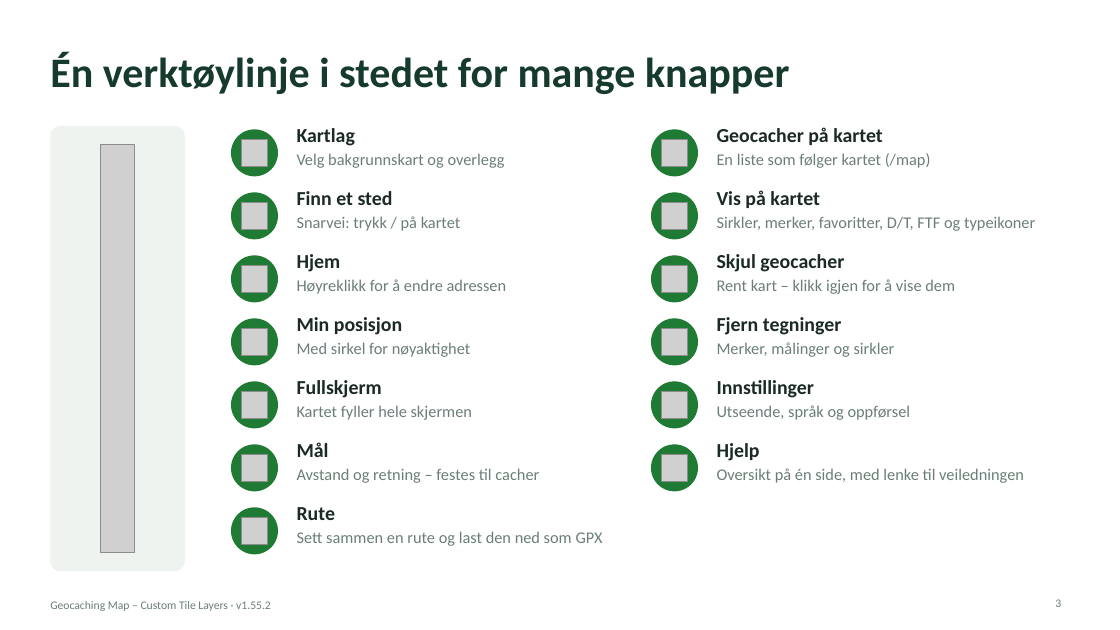
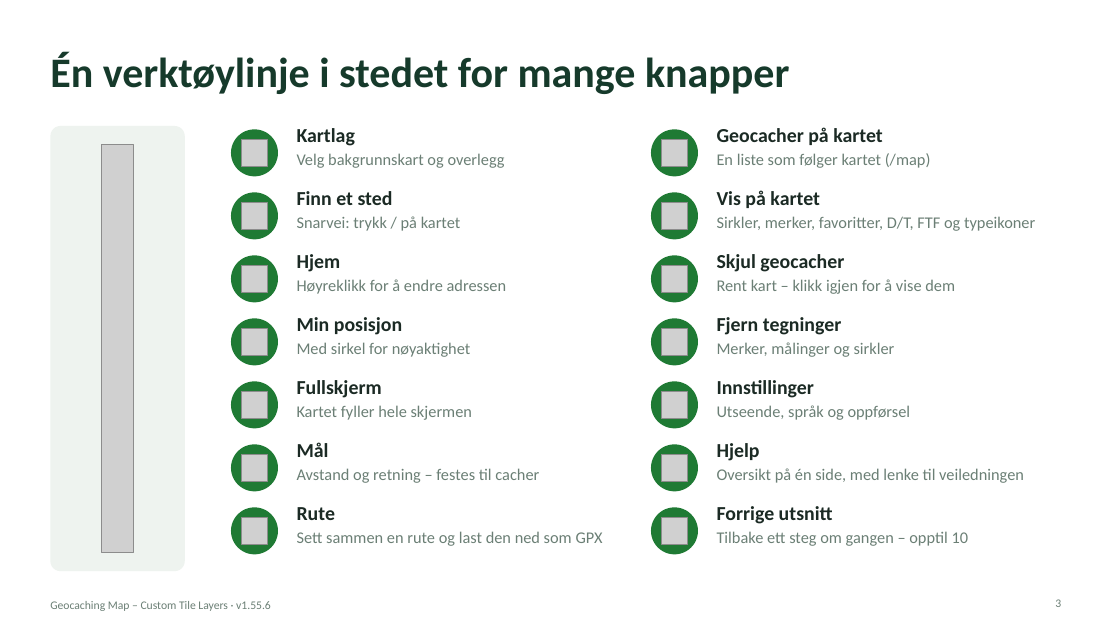
Before and after one commit to knutos/custom-tiles, a slide deck: slide 3 of docs/Geocaching-Map-Custom-Tile-Layers-Presentasjon.pptx. Drawn at 1120x630 pixels with LibreOffice and Linux fonts; fonts in the diff are those of the drawing; grey boxes stand for pictures. Boxes give left, top, right and bottom in pixels: in the first picture for what was removed or moved away, otherwise in the second. Text is boxed around its words. In the diff, an @@ line names an element or a change of style, - is before the commit and + after.

```diff
--- a/docs/Geocaching-Map-Custom-Tile-Layers-Presentasjon.pptx
+++ b/docs/Geocaching-Map-Custom-Tile-Layers-Presentasjon.pptx
@@ ellipse added at (651,507,698,555), fill #1F7A34 @@
@@ text added at (717,506,969,546), 14 pt, text #6B7F75 @@
+Forrige utsnitt
+Tilbake ett steg om gangen – opptil 10
@@ picture added at (661,518,687,544) @@
@@ text at (50,601,271,611): text changed @@
-Geocaching Map – Custom Tile Layers · v1.55.2
+Geocaching Map – Custom Tile Layers · v1.55.6
```
Also in this commit, not shown: 16 other slides changed, 9 other files.
